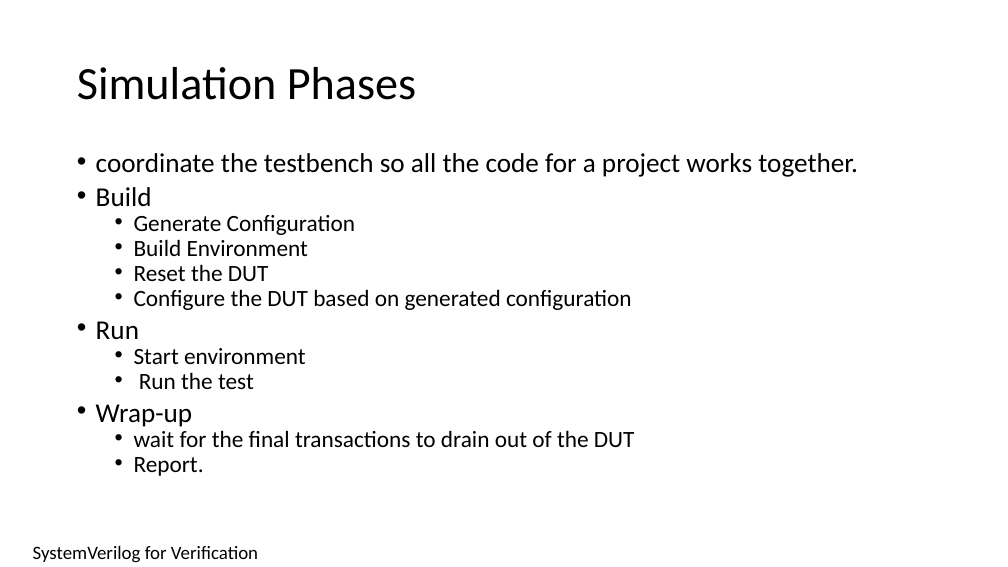
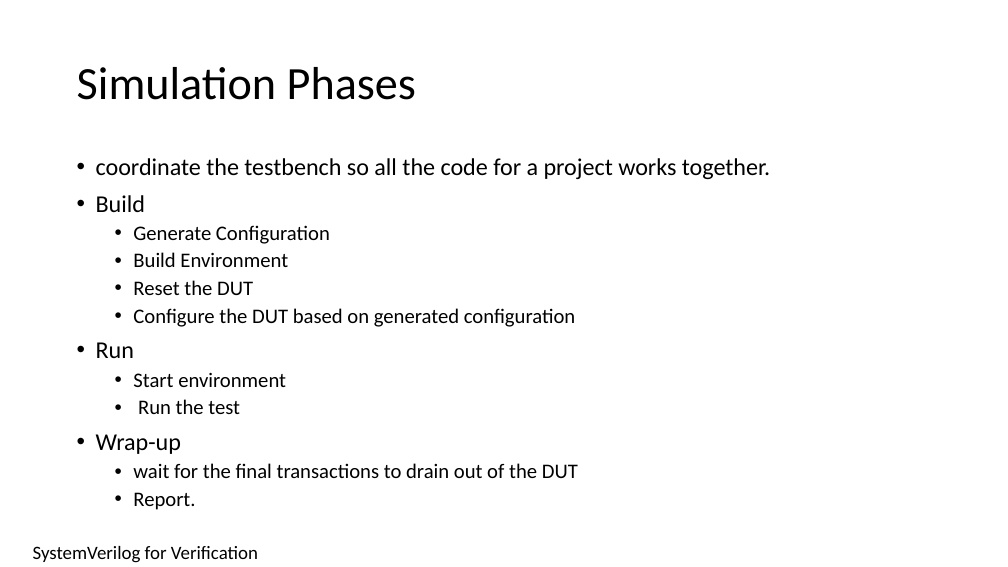
Before and after one commit to isomoye/EEGR471, a slide deck: slide 20 of sections/Segment_6.pptm. Drawn at 1008x567 pixels with LibreOffice and Linux fonts; fonts in the diff are those of the drawing. Boxes give left, top, right and bottom in pixels: in the first picture for what was removed or moved away, otherwise in the second. Text is boxed around its words. In the diff, an @@ line names an element or a change of style, - is before the commit and + after.

```diff
--- a/sections/Segment_6.pptm
+++ b/sections/Segment_6.pptm
@@ text "coordinate the testbench so all ..." at bbox=[96, 158, 770, 510]: size 25.9 to 23 pt in "coordinate the testbench so all the code ...", "Build", "Run", "Wrap-up"; size 22.2 to 19.7 pt in "Generate Configuration", "Build Environment", "Reset the DUT", "Configure the DUT based on generated configuration" and 4 more places; line spacing 0.7 to 0.9 @@
```
Also in this commit, not shown: 1 other slide changed, 50 slides removed, 3 other files.
